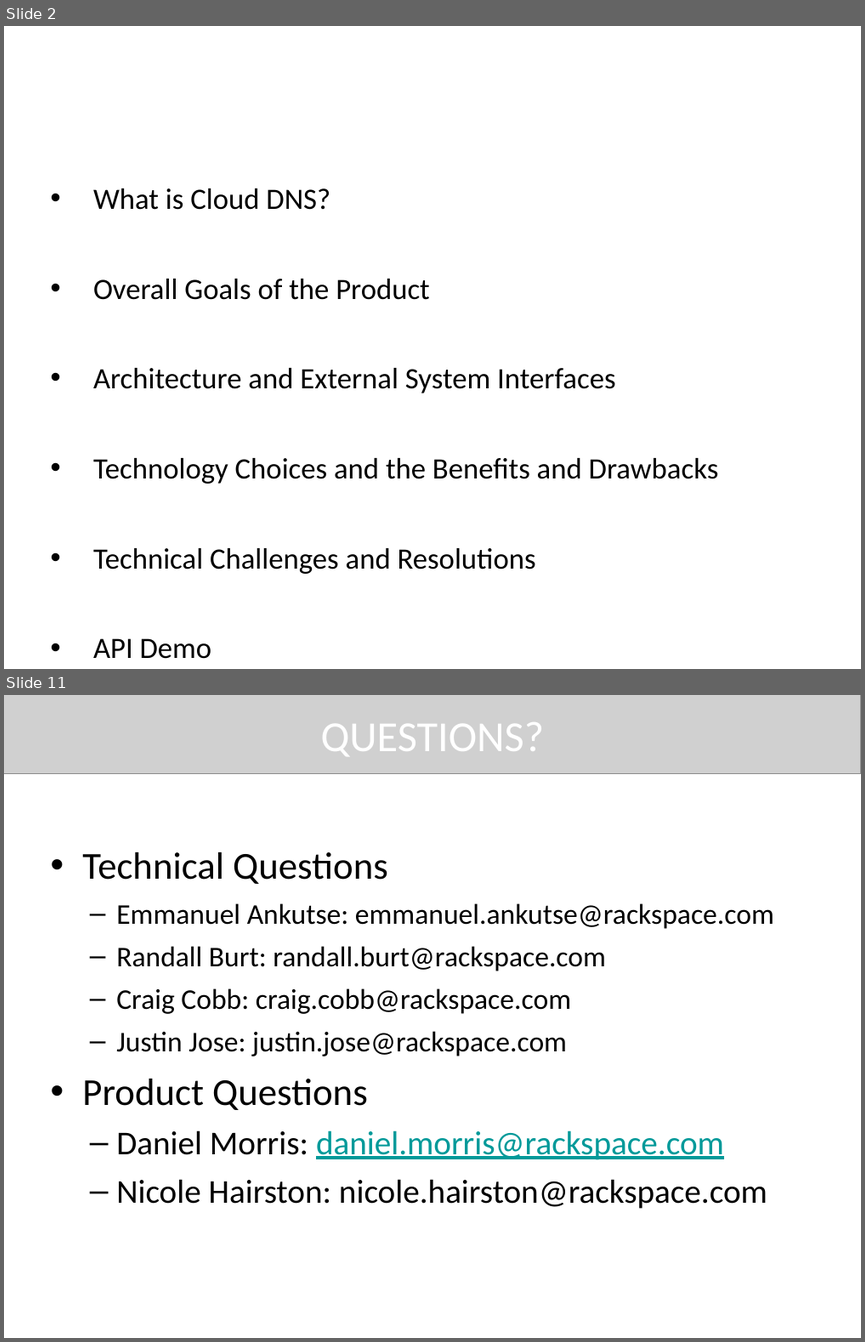
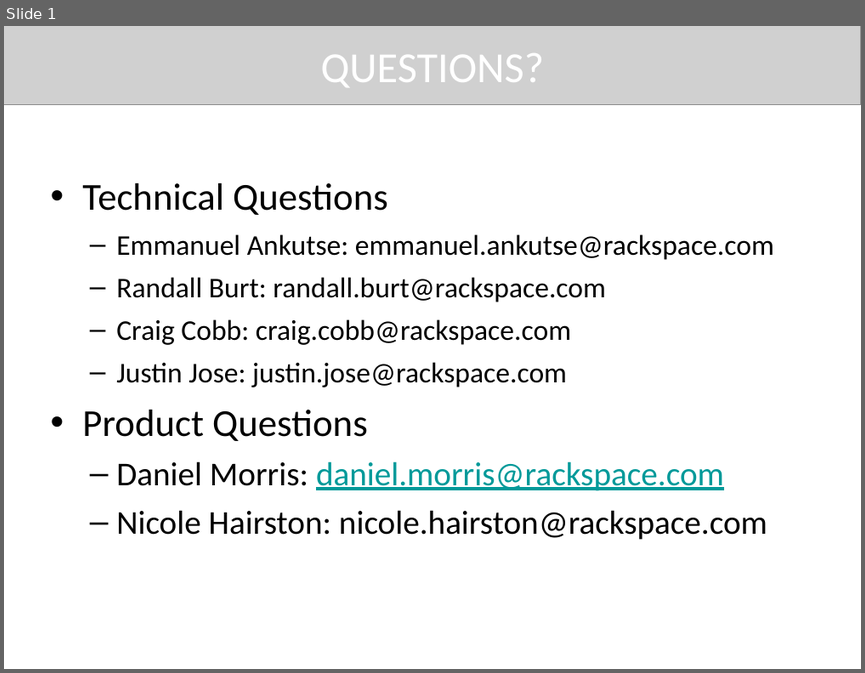
Before and after one commit to rackerlabs/docs-cloud-dns, a slide deck: techtalk/CloudDNS-TechTalk-8-References.pptx. Shown one above the other, each under a label of ours: slides 2 and 11 before the commit, slide 1 after it; the slides between them are not shown. The pictures are 865x1342 and 865x673 pixels, drawn with LibreOffice and Linux fonts; fonts in the diff are those of the drawing; grey boxes stand for pictures; background and template pictures are left out. Boxes give left, top, right and bottom in pixels: in the first picture for what was removed or moved away, otherwise in the second. Text is boxed around its words. In the diff, an @@ line names an element or a change of style, - is before the commit and + after.

```diff
--- a/techtalk/CloudDNS-TechTalk-8-References.pptx
+++ b/techtalk/CloudDNS-TechTalk-8-References.pptx
@@ slide 2 removed at (4, 26, 861, 669), background #FFFFFF @@
@@ title removed at (46, 26, 818, 133) @@
-AGENDA
@@ text removed at (93, 188, 719, 573) @@
-• What is Cloud DNS?
-• Overall Goals of the Product
-• Architecture and External System Interfaces
-• Technology Choices and the Benefits and Drawbacks
-• Technical Challenges and Resolutions
-• API Demo
@@ page number removed at (834, 633, 860, 660) @@
-2
@@ what was slide 11 is now slide 1 @@
```
Also in this commit, not shown: 1 slide changed, 9 other slides removed.
